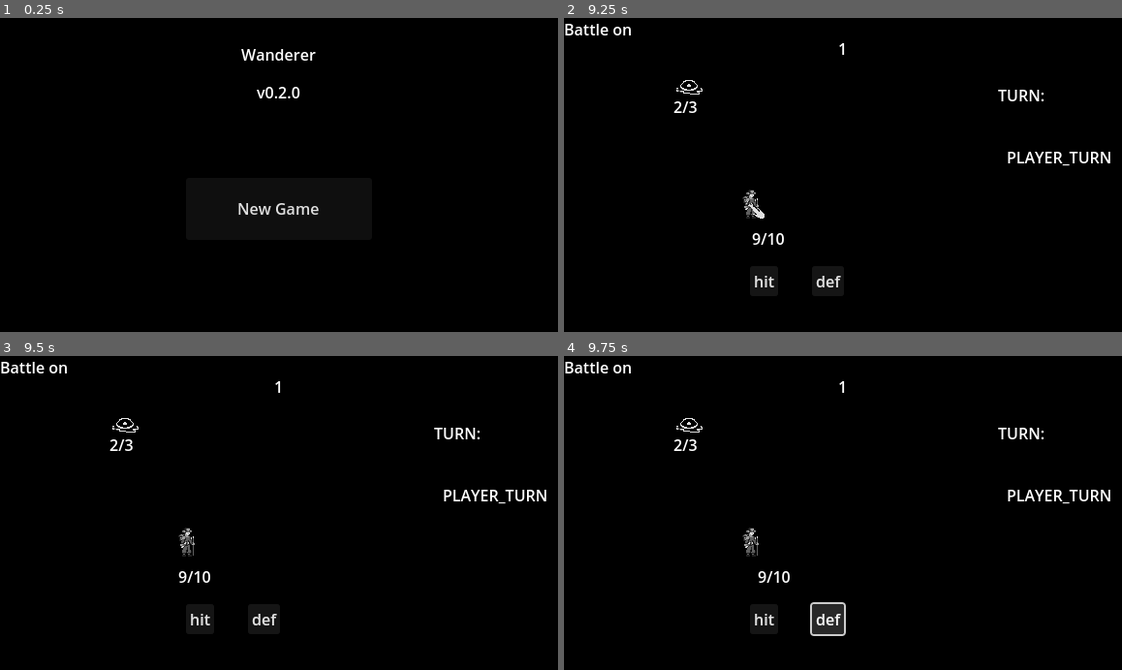
Above: before the commit, frames 1-4 (two rows, left to right).
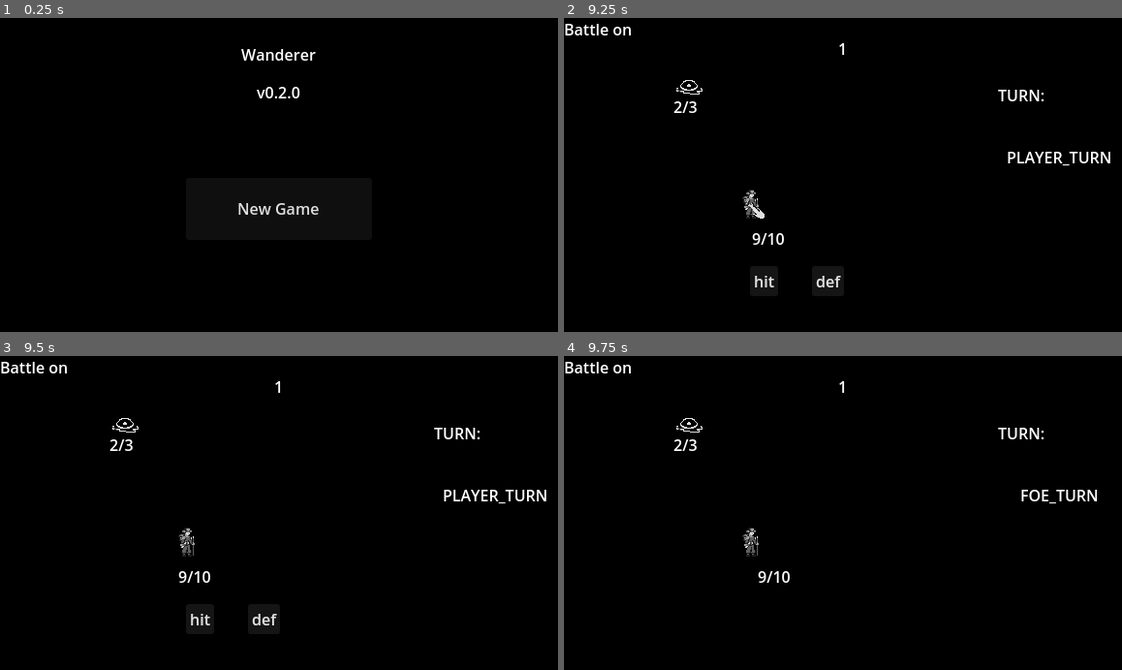
Above: after the commit, the same moments.

Repository: LidesSam/wanderer
Game: Godot game, scene res://source/scenes/main_menu.tscn
Same seed, same stepped clock (60 frames per second), same inputs: the game is played once before the commit and once after it.
Inputs (mouse positions are in pixels of both pictures, inside the frame that each line leads up to):
- Up to frame 1 (0.25 s): no input
- Up to frame 2 (9.25 s): click "New Game" at 0.5 s; click "New Game" at 1.25 s; click "Go!" at 2 s; click "Go!" at 2.75 s; click "Go!" at 3.5 s; click "!" at 4.25 s; click "hit" at 5 s; click (686, 127) at 5.75 s; tap Enter at 7.25, 8.75 s; tap Space at 8 s
- Up to frame 3 (9.5 s): no input
- Up to frame 4 (9.75 s): click "def" at 9.5 s

Frames 1-3 are identical in both runs. In frame 4, 1.2% of the frame differs, in the area x 34-98%, y 42-90%.

Commit message:
0.2.0 dices:fixed out of battle and defense battle cmd issues

Diff:
--- a/source/battle/execute_action.gd
+++ b/source/battle/execute_action.gd
@@ -11,6 +11,11 @@
 	super(actowner)
 	actowner.get_node("counterLbl").text=str(actowner.action_targets.size())
 	endstate=true
+	if(actowner.quickAction):
+		actowner.quickAction=false
+		actowner.next_turn(actowner.FOE_TURN)
+		actowner.hide_player_commands()
+
 	action.call()
 	pass
 
--- a/source/elements/battle/char_battle.gd
+++ b/source/elements/battle/char_battle.gd
@@ -8,9 +8,6 @@
 var maxlp=10
 var actionEnd=false
 var commands=["hit","def"]#"item"
-
-
-
 
 var items=[]
 
@@ -35,6 +32,8 @@
 
 func set_on_wait():
 	pass
+func start_turn():
+	onDef=false
 
 func atk_target(target):
 	target.hurt(atk)
--- a/source/elements/battle/command.gd
+++ b/source/elements/battle/command.gd
@@ -1,15 +1,14 @@
 extends Button
-
 
 var battleRoom
 var charOwner
 var action
 var actFunc:Callable
 var quickFunc:Callable
+
 # Called when the node enters the scene tree for the first time.
 func _ready():
 	pass # Replace with function body.
-
 
 # Called every frame. 'delta' is the elapsed time since the previous frame.
 func _process(delta):
@@ -35,6 +34,7 @@
 
 func set_char_owner(charowner):
 	charOwner=charowner
+
 func execute_quick_action():
 	match action:
 		"def":
--- a/source/elements/char.gd
+++ b/source/elements/char.gd
@@ -49,6 +49,7 @@
 	pass # Replace with function body.
 
 func go_to_next_loc():
+	$Camera2D/controls/moveBtn.show()
 	set_current_loc(currentLoc.conectedLocs[currentLoc.conectedLocs.size()-1])
 	if (currentLoc.hasEvent):
 		$Camera2D/controls/inspectBtn.show()
--- a/source/scenes/battle.gd
+++ b/source/scenes/battle.gd
@@ -20,6 +20,8 @@
 
 var action_targets=[]
 
+var quickAction=false
+
 # Called when the node enters the scene tree for the first time.
 func _ready():
 	fsm.autoload(self)
@@ -34,8 +36,11 @@
 	fsm.addStateTransition("player_turn","foe_turn",next_turn_is_foe)
 
 	fsm.addStateTransition("player_turn","target_select",on_target_select)
+
 	fsm.addStateTransition("target_select","execute_action",all_selected)
 	fsm.addStateTransition("execute_action","foe_turn",next_turn_is_foe)
+
+	fsm.addStateTransition("player_turn","execute_action",execute_action_now)
 
 	fsm.addStateTransition("foe_turn","battle_end",victory)
 	fsm.addStateTransition("player_turn","battle_end",victory)
@@ -44,6 +49,8 @@
 	fsm.startState()
 	pass # Replace with function body.
 
+func execute_action_now():
+	return quickAction
 func victory():
 	var foeDefeated=true
 	for foe in $foes.get_children():
@@ -93,6 +100,9 @@
 #replace for:
 ## "load_commands"(load all party commands pre-batte.
 ## show_partymember_commands
+func hide_player_commands():
+	$comands.hide()
+
 func set_commands():
 	$comands.show()
 	$comands.get_children().clear()
@@ -128,7 +138,9 @@
 			#$fsm/execute_action.exitaction = hurt_foe
 			onTargetSelect=true
 		_:
-			cmd.execute_quick_action()
+			print("cmd:quick action. ",cmd.action)
+			quickAction=true
+			$fsm/execute_action.action =cmd.execute_quick_action
 	partyActions-=1;
 
 	pass
@@ -166,6 +178,10 @@
 
 func hurt_player(point =1):
 	$party/char.hurt(1)
+
+func char_start_turn(char=null):
+	$party/char.start_turn(9)
+
 func out_of_battle():
 	if(visible):
 		self.hide()
--- a/source/scenes/world.gd
+++ b/source/scenes/world.gd
@@ -5,12 +5,11 @@
 
 # Called when the node enters the scene tree for the first time.
 func _ready():
-	player=load("res://source/elements/char.tscn").instantiate()
-
 
 	$gen.gen_linear_map(5,10)
+
+	player=load("res://source/elements/char.tscn").instantiate()
 	player.set_current_loc($gen.startLoc)
-
 	$actors.add_child(player)
 	player.world=self
 
@@ -20,11 +19,9 @@
 
 	pass # Replace with function body.
 
-
 # Called every frame. 'delta' is the elapsed time since the previous frame.
 func _process(delta):
 	pass
-
 
 func gameover(win=false):
 	$top.show()
